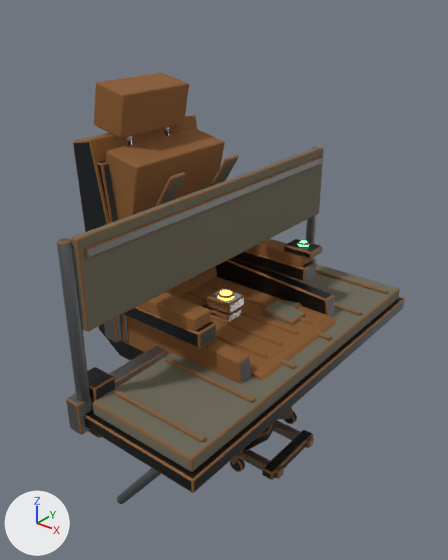
One commit to the Blender file Assets/Game/Art/Models/_Source~/components/props/crew_seat.blend: the scene before it, then after it.
Rendered twice from a camera (50 mm lens) standing at (1.304, -1.667, 1.721) and looking at (0.011, -0.051, 0.719). The lights are fixed; the arrows at lower left show +X, +Y and +Z. The picture after the commit comes second.

Names of what the first picture shows: 'Mesh_CrewSeat_Bench', 'Mesh_CrewSeat_Copilot', 'Mesh_CrewSeat_Pilot' and 1 more.
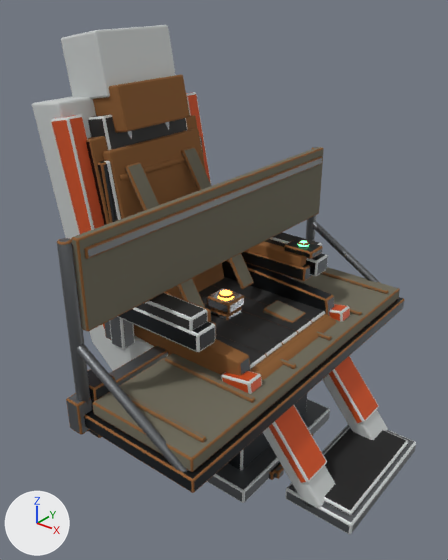
The edits, one by one:
Material 'Mat_Paint_Safety_Orange' (mat_mat_paint_safety_orange) is new.
Its base color is (0.694, 0.0887, 0.0137) (orange #d9541f).
Its metallic is 0.2.
Its roughness is 0.52.
Material 'Mat_Neutral_Black_Matte' (mat_mat_neutral_black_matte) is new.
Its base color is (0.0203, 0.0203, 0.0203) (black #272727).
Its roughness is 0.55.
Material 'Mat_Paint_White_Arctic' (mat_mat_paint_white_arctic) is new.
Its base color is (0.672, 0.701, 0.694) (light grey #d6dad9).
Its metallic is 0.35.
Its roughness is 0.58.
me_mesh_crewseat_pilot has 2498 vertices, 2349 faces and spans x -0.509..0.346, y -0.365..0.365, z 0.0..1.392.
me_mesh_crewseat_pilot is used by ob_mesh_crewseat_pilot; location (0.0, 0.0, 0.0).
me_mesh_crewseat_pilot part 1: the loose piece of 56 vertices spanning x -0.505..-0.215, y -0.24..0.24, z 0.502..1.178 is turned -24 degrees about the y axis through its middle.
me_mesh_crewseat_pilot part 2: the loose piece of 56 vertices spanning x -0.509..-0.331, y -0.17..0.17, z 1.208..1.392 is turned -24 degrees about the y axis through its middle.
me_mesh_crewseat_pilot part 3: the loose piece of 56 vertices spanning x -0.129..0.169, y 0.205..0.275, z 0.492..0.548 is turned 16 degrees about the y axis through its middle.
me_mesh_crewseat_pilot part 4: 56 of 2498 vertices moved; they spanned x -0.335..-0.105, y -0.188..-0.113, z 0.76..1.12 and now span x -0.339..-0.021, y -0.188..-0.113, z 0.602..1.118; mean shift (0.04, 0.0, -0.08); largest move (-0.11, -0.181, 1.119) -> (-0.025, -0.181, 0.603).
me_mesh_crewseat_pilot part 5: 56 of 2498 vertices moved; they spanned x -0.335..-0.105, y 0.113..0.188, z 0.76..1.12 and now span x -0.339..-0.021, y 0.113..0.188, z 0.602..1.118; mean shift (0.04, 0.0, -0.08); largest move (-0.11, 0.12, 1.119) -> (-0.025, 0.12, 0.603).
me_mesh_crewseat_bench is used by ob_mesh_crewseat_bench; location (0.0, 0.0, 0.0).
me_mesh_crewseat_bench had 1480 vertices, 1404 faces and spanned x -0.12..0.42, y -0.72..0.72, z 0.127..1.07.
me_mesh_crewseat_bench now has 1480 vertices, 1404 faces and spans x -0.12..0.42, y -0.72..0.72, z 0.36..1.07.
me_mesh_crewseat_bench part 6: 96 of 1480 vertices moved; they spanned x -0.082..0.319, y -0.702..-0.644, z 0.127..1.06 and now span x -0.082..0.407, y -0.702..-0.658, z 0.43..1.06; mean shift (-0.005, -0.01, 0.14); largest move (-0.076, -0.68, 1.06) -> (0.406, -0.68, 0.449).
me_mesh_crewseat_bench part 7: 96 of 1480 vertices moved; they spanned x -0.082..0.319, y 0.644..0.702, z 0.127..1.06 and now span x -0.082..0.407, y 0.658..0.702, z 0.43..1.06; mean shift (-0.005, 0.01, 0.14); largest move (-0.076, 0.68, 1.06) -> (0.406, 0.68, 0.449).
Mesh me_mesh_crewseat_command is new.
It has 1552 vertices, 1482 faces and spans x -0.66..0.71, y -0.41..0.41, z 0.0..1.56.
Faces by material slot: [1332, 36, 30, 48, 24, 6, 6].
It uses material mat_mat_paint_white_arctic (light grey #d6dad9).
It uses material mat_mat_paint_safety_orange (orange #d9541f).
It uses material mat_mat_neutral_black_matte (black #272727).
It uses material mat_mat_metal_steel_dark (dark grey #3a3e42).
It uses material mat_mat_metal_steel_worn (grey #7a7d80).
It uses material mat_mat_plastic_rubber_black (black #1a1a1a).
It uses material mat_mat_emissive_green_crt (green #6bff9e, glowing green #6bff9e).
Object 'Mesh_CrewSeat_Command' (ob_mesh_crewseat_command) is new; it shows me_mesh_crewseat_command.
Its location is (0.0, 0.0, 0.0).

Where the change shows, as pixel boxes [x1, y1, x2, y2] in the pictures (448 x 560 px; the box of a moved part takes in the faces that stretch with it):
'Mesh_CrewSeat_Bench', reshaped: before [57, 147, 405, 504]; after [57, 147, 405, 493]
'Mesh_CrewSeat_Command', added: after [32, 25, 416, 534]
    faces in mat_mat_paint_white_arctic (light grey #d6dad9): [32, 25, 416, 534]
    faces in mat_mat_paint_safety_orange (orange #d9541f): [51, 92, 378, 483]
    faces in mat_mat_neutral_black_matte (black #272727): [88, 115, 326, 369]
    faces in mat_mat_metal_steel_worn (grey #7a7d80): [110, 317, 416, 533]
    faces in mat_mat_plastic_rubber_black (black #1a1a1a): [324, 428, 408, 515]
'Mesh_CrewSeat_Pilot', reshaped: before [73, 72, 337, 480]; after [86, 75, 337, 480]
part 1 of me_mesh_crewseat_pilot, moved or reshaped: before [106, 128, 225, 220]; after [102, 129, 224, 299]
part 2 of me_mesh_crewseat_pilot, moved or reshaped: before [94, 72, 189, 138]; after [93, 75, 190, 133]
part 3 of me_mesh_crewseat_pilot, moved or reshaped (not visible afterwards): before [285, 300, 301, 309]
part 4 of me_mesh_crewseat_pilot, moved or reshaped: before [155, 172, 186, 207]; after [125, 162, 205, 308]
part 5 of me_mesh_crewseat_pilot, moved or reshaped: before [210, 155, 239, 186]; after [181, 147, 254, 289]
part 6 of me_mesh_crewseat_bench, moved or reshaped: before [57, 238, 161, 504]; after [57, 238, 188, 472]
part 7 of me_mesh_crewseat_bench, moved or reshaped (mostly hidden before): before [306, 147, 317, 244]; after [306, 147, 380, 283]
